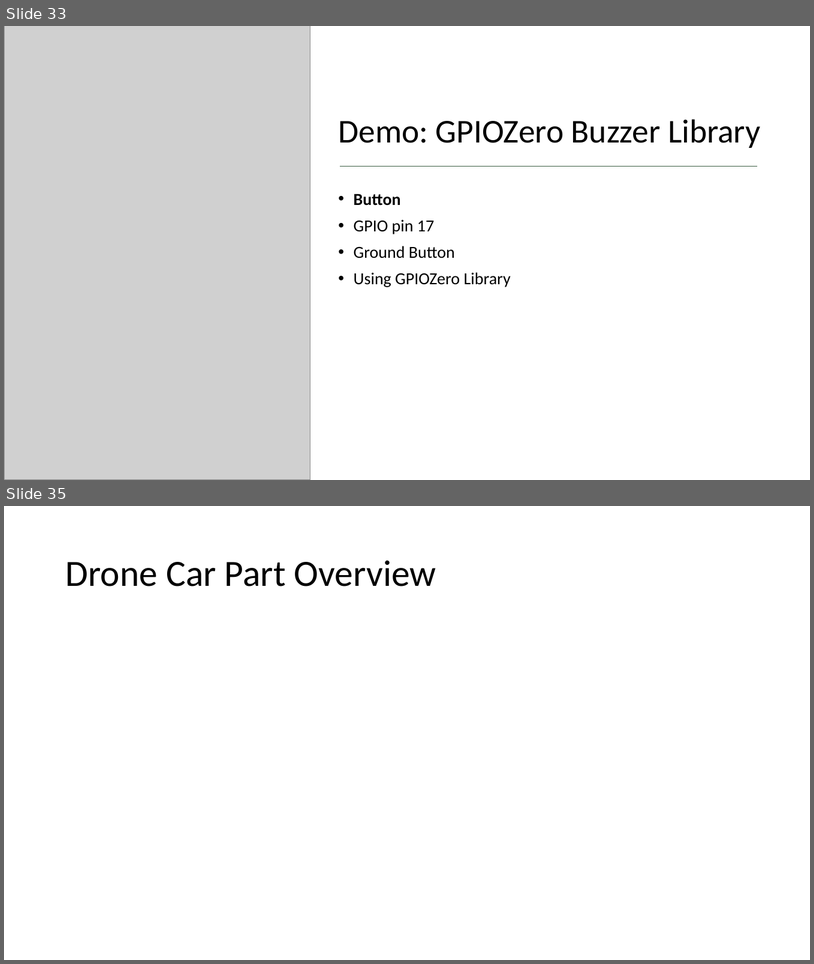
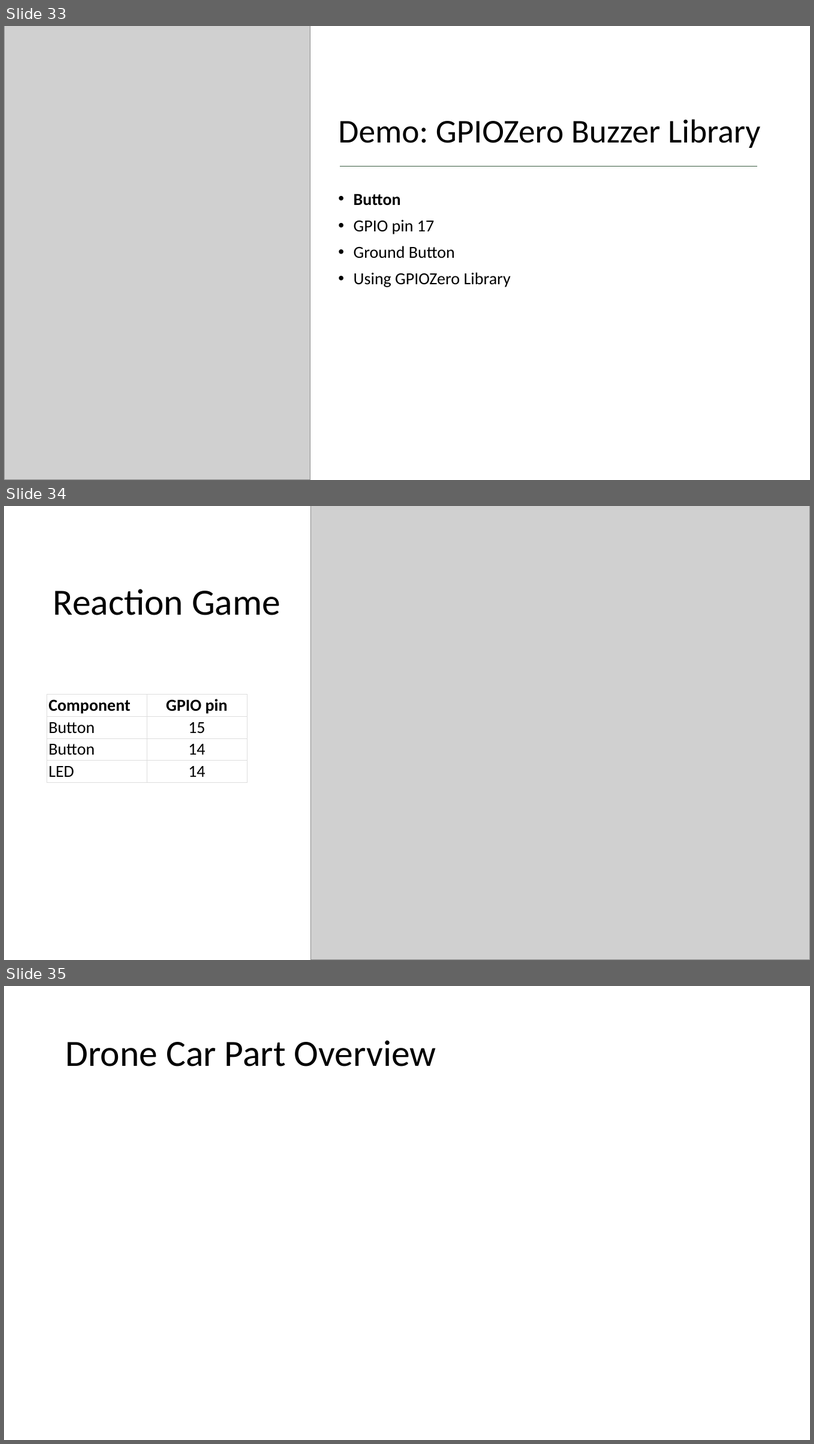
Before and after one commit to mluckenbill/philly-code-camp-2017-1, a slide deck: Philadelphia Code Camp.pptx. Shown one above the other, each under a label of ours: slides 33 and 35 before the commit, slides 33, 34 and 35 after it; the slides between them are not shown. The pictures are 814x964 and 814x1444 pixels, drawn with LibreOffice and Linux fonts; fonts in the diff are those of the drawing; grey boxes stand for pictures. Boxes give left, top, right and bottom in pixels: in the first picture for what was removed or moved away, otherwise in the second. Text is boxed around its words. In the diff, an @@ line names an element or a change of style, - is before the commit and + after.

Commit message:
added new reaction game

```diff
--- a/Philadelphia Code Camp.pptx
+++ b/Philadelphia Code Camp.pptx
@@ slide 34 added at box(4, 506, 810, 960), background #FFFFFF @@
@@ picture added at box(311, 506, 810, 960) @@
@@ title added at box(53, 589, 281, 615), 44 pt, text #000000 @@
+Reaction Game
@@ table added at box(47, 694, 246, 781), 4 rows, 2 columns @@
+Component | GPIO pin
+Button | 15
+Button | 14
+LED | 14
```
Also in this commit, not shown: 1 other slide added, 1 slide removed, 5 other files.
